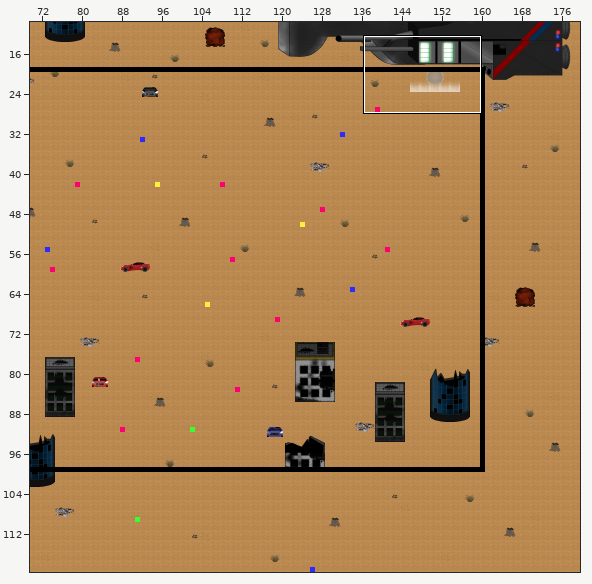
Tiled map -- Level 3.tmx. The picture above shows the old version from afar; the outline marks the close-up.
Close-up. Old version:
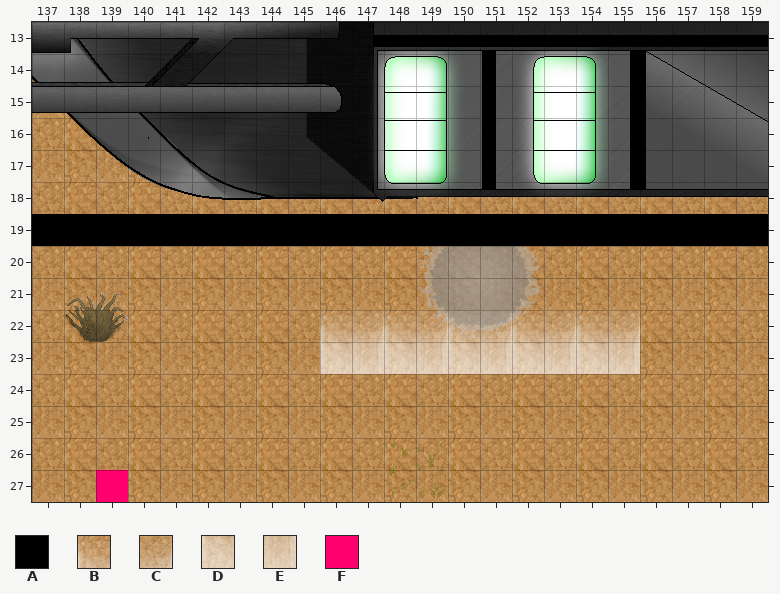
Cells are 32x32 px. Shown: x 137..159, y 13..27.
Key: from "Building 1Bustop": A 53; from "Exit": B 0, C 1, D 2, E 3; from "GuideBotPath": F 0.
_ is an empty cell.
Layers that did not change in this view are not listed.
Layer "Enemies + Exit" before, first column x 137:
13 _______________________
14 _______________________
15 _______________________
16 _______________________
17 _______________________
18 _______________________
19 AAAAAAAAAAAAAAAAAAAAAAA
20 _______________________
21 _______________________
22 _________BCBCBCBCBC____
23 _________DEDEDEDEDE____
24 _______________________
25 _______________________
26 _______________________
27 __F____________________
After:
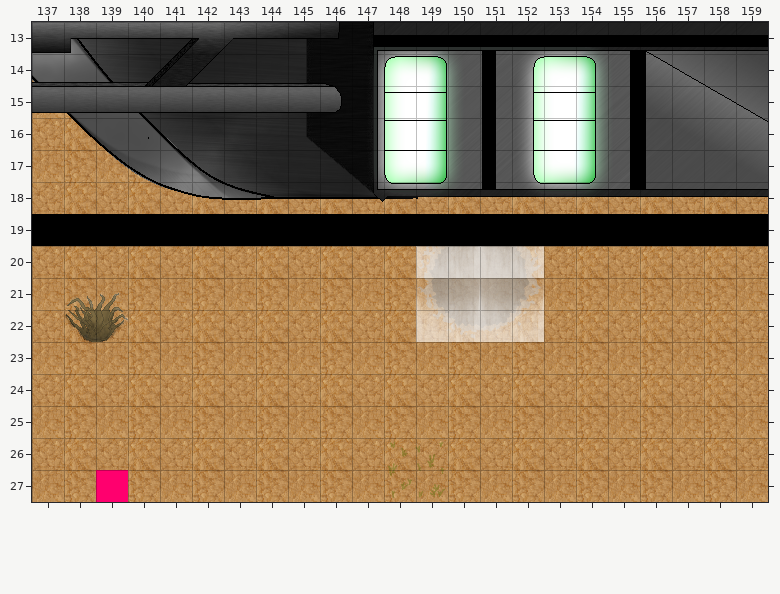
See-through tiles are keyed as they look on the map.
What changed:
Changed rows in their new state; . is an unchanged cell.
Layer "Enemies + Exit":
first column x 146:
20 ...DEDE...
21 ...BCBC...
22 ___DEDE___
23 __________
Pixel boxes of the changes (left, top, right, bottom) in both close-ups:
changed: (320, 246, 640, 374)
